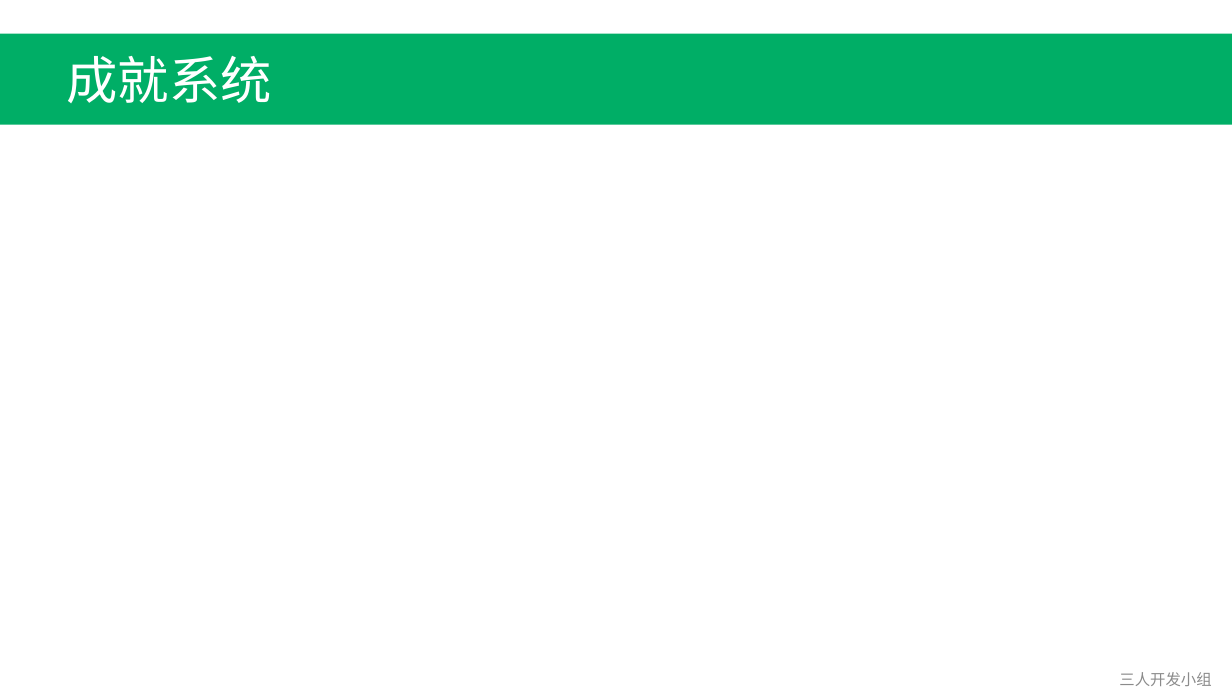
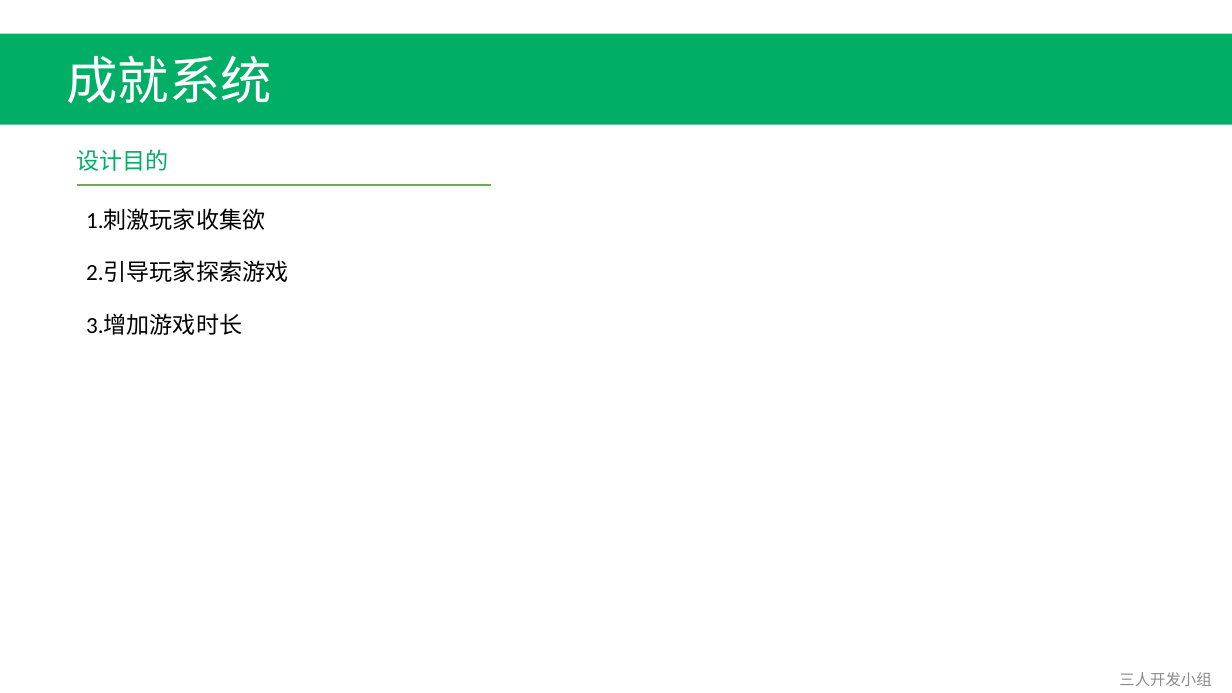
Before and after one commit to Fordebt/Give-me-my-money, a slide deck: slide 6 of 系统.pptx. Drawn at 1232x693 pixels with LibreOffice and Linux fonts; fonts in the diff are those of the drawing. Boxes give left, top, right and bottom in pixels: in the first picture for what was removed or moved away, otherwise in the second. Text is boxed around its words. In the diff, an @@ line names an element or a change of style, - is before the commit and + after.

```diff
--- a/系统.pptx
+++ b/系统.pptx
@@ text added at (x1=76, y1=149, x2=168, y2=171), 18 pt, text #00AE66 @@
+设计目的
@@ line added from (77, 185) to (491, 185), #70AD47 1.5 pt @@
@@ text added at (x1=86, y1=208, x2=265, y2=230), 18 pt, text #000000 @@
+1.刺激玩家收集欲
@@ text added at (x1=86, y1=261, x2=288, y2=282), 18 pt, text #000000 @@
+2.引导玩家探索游戏
@@ text added at (x1=86, y1=314, x2=242, y2=335), 18 pt, text #000000 @@
+3.增加游戏时长
```
Also in this commit, not shown: 4 other slides changed, 2 slides added, 1 other file.
